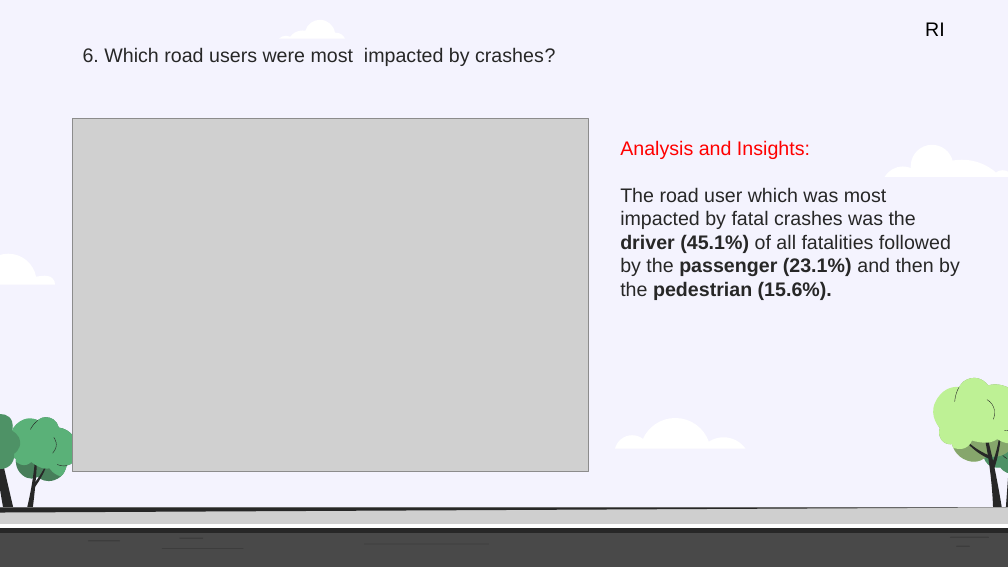
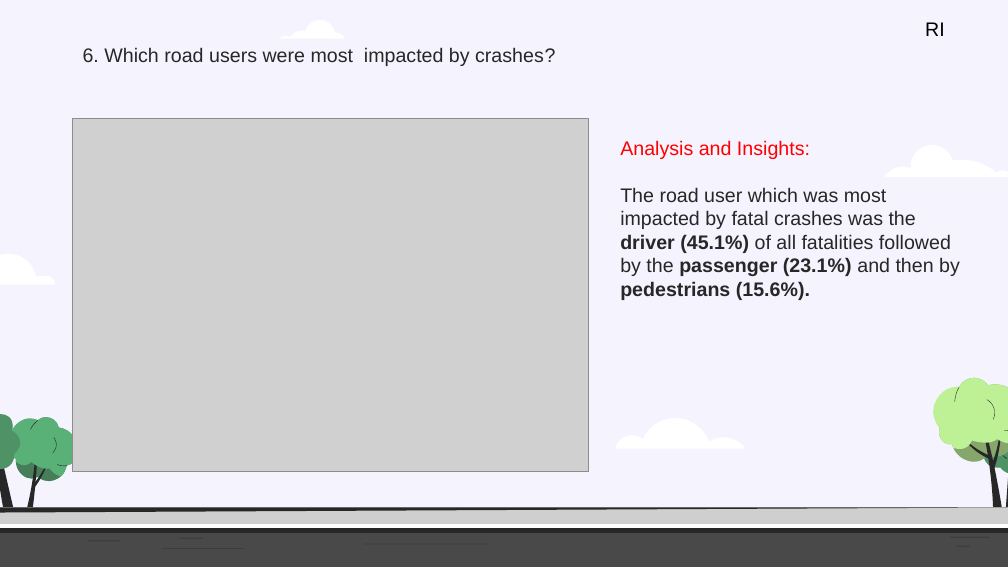
Before and after one commit to Kapedes/project-1-group-2, a slide deck: slide 9 of Insights and analysis of Crash Statistics in Australia.pptx (slide 10 before the commit). Drawn at 1008x567 pixels with LibreOffice and Linux fonts; fonts in the diff are those of the drawing; grey boxes stand for pictures. Boxes give left, top, right and bottom in pixels: in the first picture for what was removed or moved away, otherwise in the second. Text is boxed around its words. In the diff, an @@ line names an element or a change of style, - is before the commit and + after.

```diff
--- a/Insights and analysis of Crash Statistics in Australia.pptx
+++ b/Insights and analysis of Crash Statistics in Australia.pptx
@@ text at (x1=620, y1=187, x2=960, y2=300): text changed @@
-The road user which was most impacted by fatal crashes was the driver (45.1%) of all fatalities followed by the passenger (23.1%) and then by the pedestrian (15.6%).
+The road user which was most impacted by fatal crashes was the driver (45.1%) of all fatalities followed by the passenger (23.1%) and then by pedestrians (15.6%).
```
Also in this commit, not shown: 8 other slides changed, 1 slide added, 5 other files.
